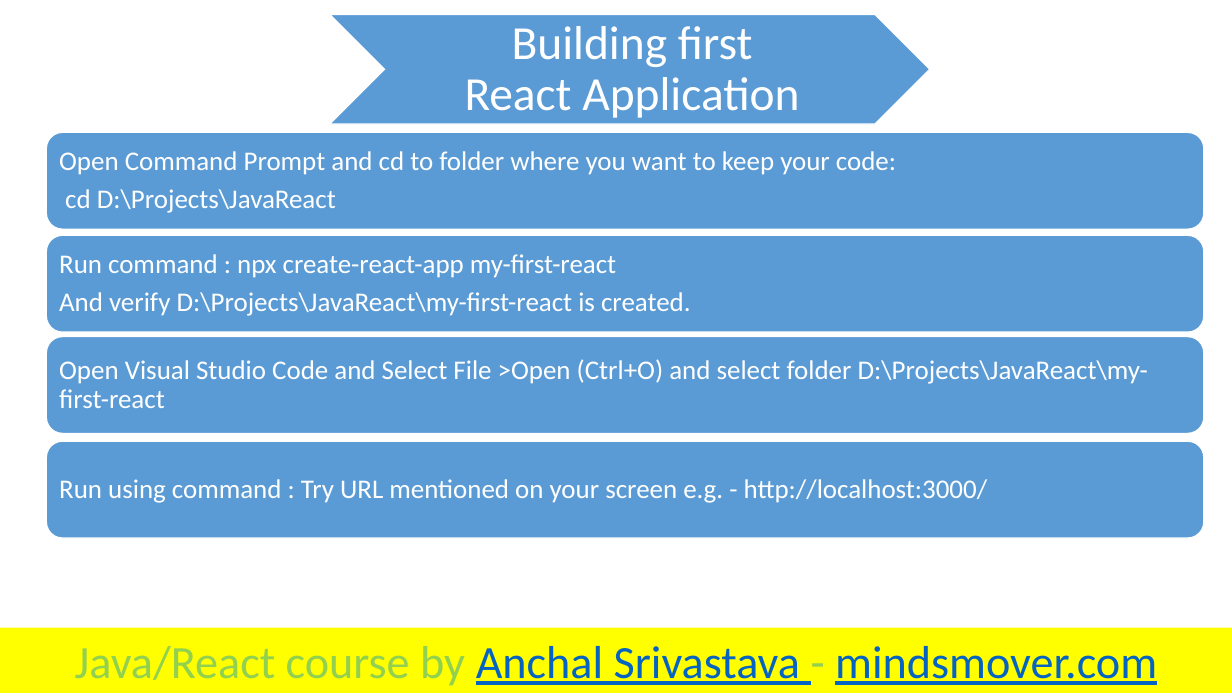
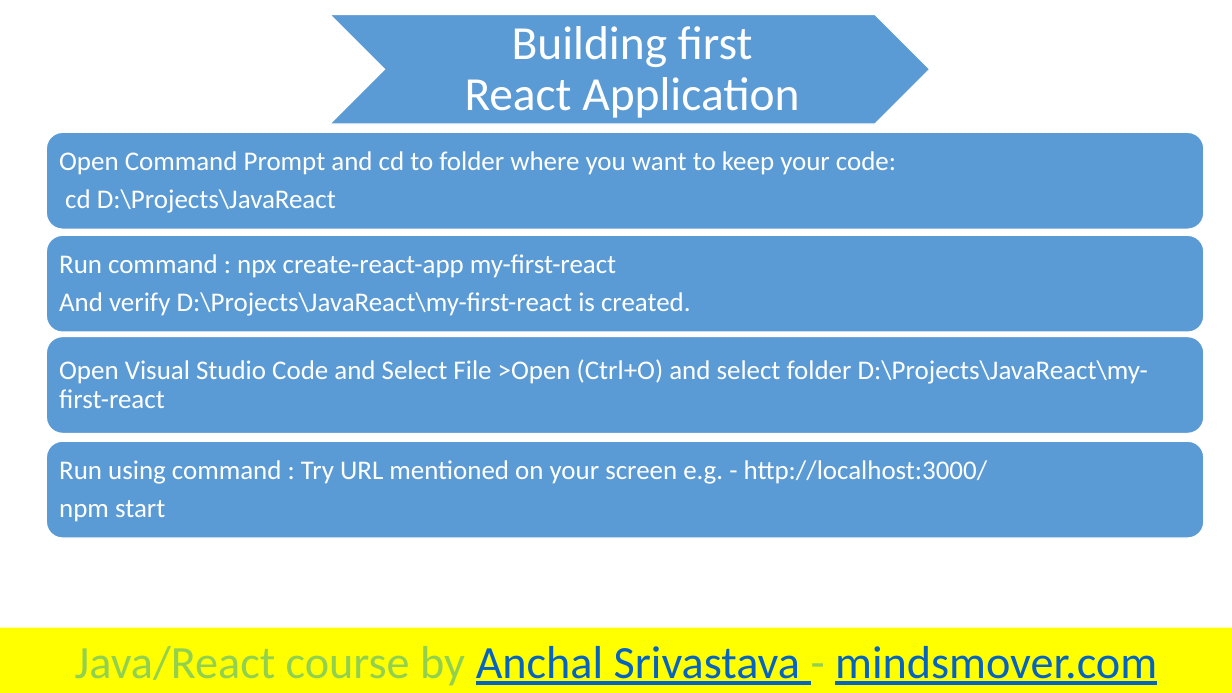
Before and after one commit to anchalsri82/JavaReact, a slide deck: slide 7 of docs/Day 2 - React.pptx. Drawn at 1232x693 pixels with LibreOffice and Linux fonts; fonts in the diff are those of the drawing. Boxes give left, top, right and bottom in pixels: in the first picture for what was removed or moved away, otherwise in the second. Text is boxed around its words. In the diff, an @@ line names an element or a change of style, - is before the commit and + after.

Commit message:
updated

```diff
--- a/docs/Day 2 - React.pptx
+++ b/docs/Day 2 - React.pptx
@@ text at <box>59,500,165,522</box>: paragraph added @@
+npm start
```
